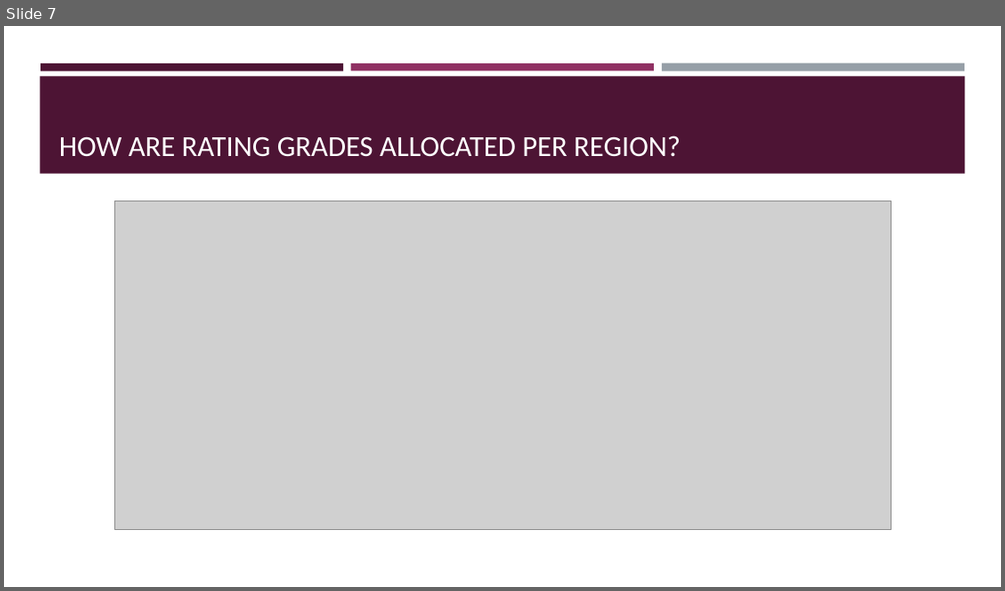
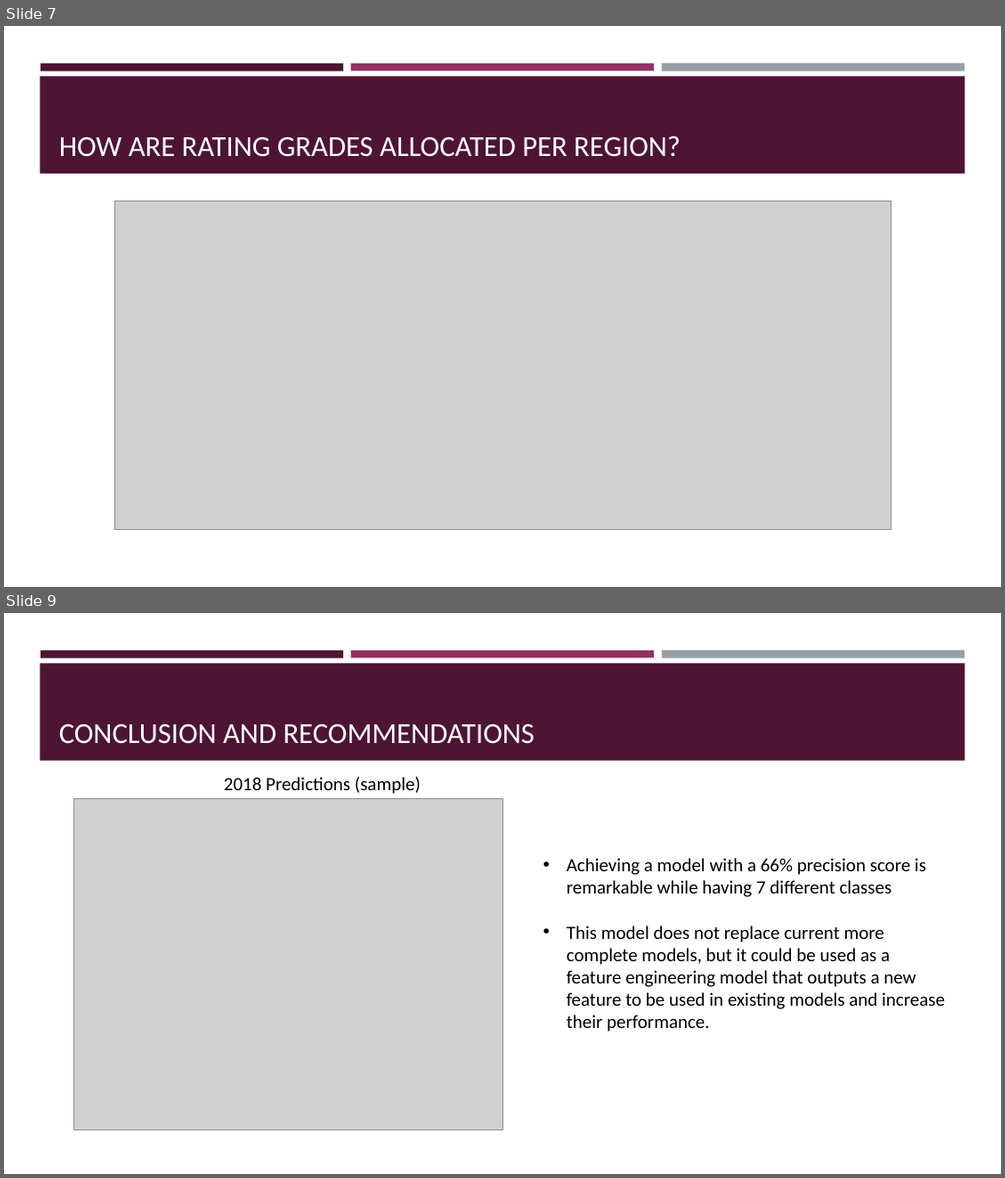
Before and after one commit to feraguilari/WorldBank_Capstone, a slide deck: presentation.pptx. Shown one above the other, each under a label of ours: slide 7 before the commit, slides 7 and 9 after it; the slides between them are not shown. The pictures are 1005x591 and 1005x1178 pixels, drawn with LibreOffice and Linux fonts; fonts in the diff are those of the drawing; grey boxes stand for pictures. Boxes give left, top, right and bottom in pixels: in the first picture for what was removed or moved away, otherwise in the second. Text is boxed around its words. In the diff, an @@ line names an element or a change of style, - is before the commit and + after.

```diff
--- a/presentation.pptx
+++ b/presentation.pptx
@@ slide 9 added at <box>4,613,1001,1174</box>, background #FFFFFF; not listed: 4 template elements that a slide beside it also shows @@
@@ title added at <box>59,723,534,744</box>, 28 pt, text #FFFFFF @@
+CONCLUSION AND RECOMMENDATIONS
@@ picture added at <box>73,798,502,1129</box> @@
@@ text added at <box>224,777,421,794</box>, 18 pt, text #000000 @@
+2018 Predictions (sample)
@@ text added at <box>566,858,945,1031</box>, 18 pt, text #000000 @@
+• Achieving a model with a 66% precision score is remarkable while having 7 different classes
+• This model does not replace current more complete models, but it could be used as a feature engineering model that outputs a new feature to be used in existing models and increase their performance.
```
Also in this commit, not shown: 4 slides changed, 2 other files.
